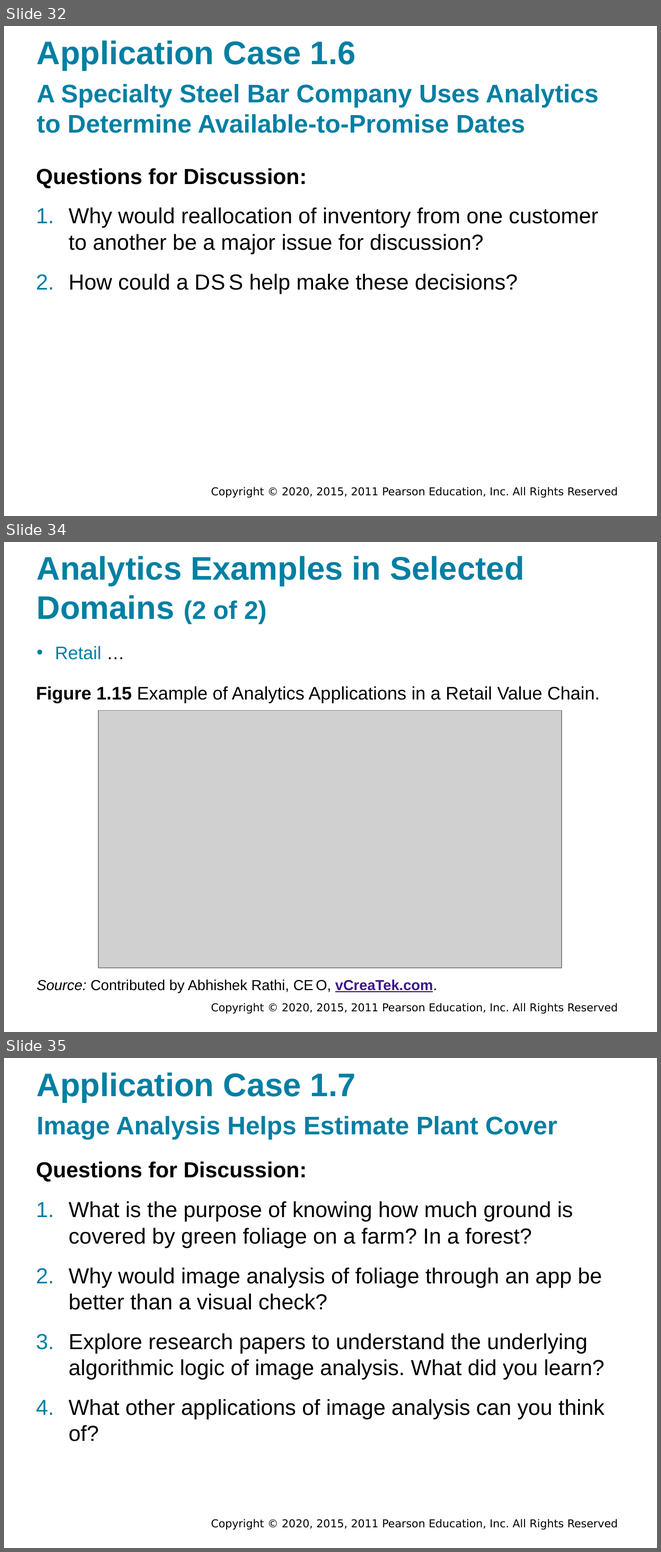
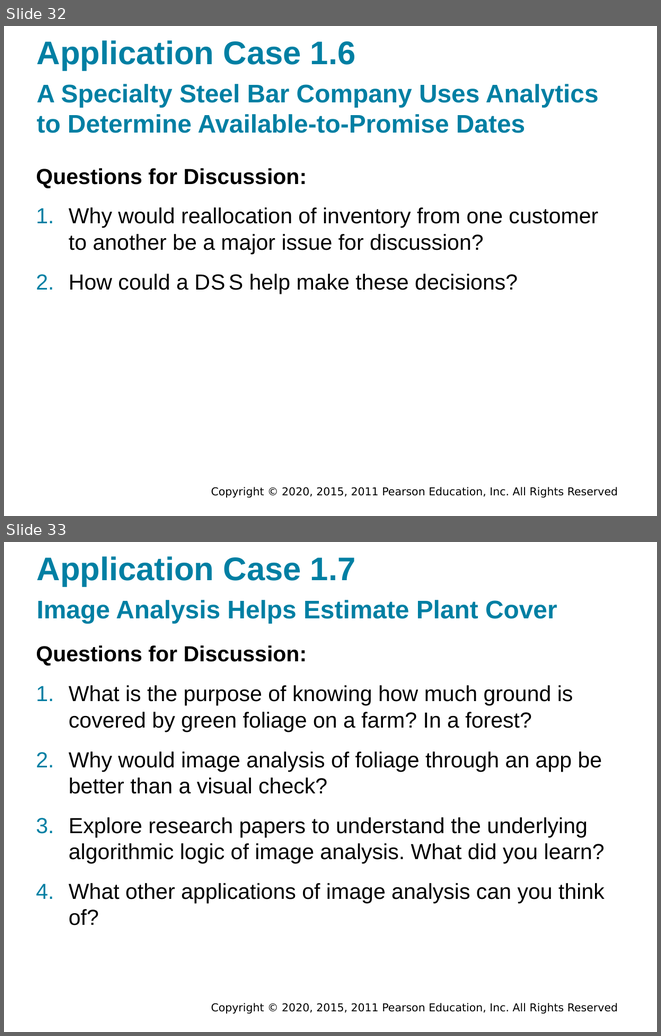
Before and after one commit to walkman617/DS2021, a slide deck: Slides/Sharda_11e_full_accessible_ppt_01.pptx. Shown one above the other, each under a label of ours: slides 32, 34 and 35 before the commit, slides 32 and 33 after it; the slides between them are not shown. The pictures are 661x1552 and 661x1036 pixels, drawn with LibreOffice and Linux fonts; fonts in the diff are those of the drawing; grey boxes stand for pictures; background and template pictures are left out. Boxes give left, top, right and bottom in pixels: in the first picture for what was removed or moved away, otherwise in the second. Text is boxed around its words. In the diff, an @@ line names an element or a change of style, - is before the commit and + after.

```diff
--- a/Slides/Sharda_11e_full_accessible_ppt_01.pptx
+++ b/Slides/Sharda_11e_full_accessible_ppt_01.pptx
@@ slide 34 removed at [4, 542, 657, 1032], background #FFFFFF; not listed: 1 template element that a slide beside it also shows @@
@@ title removed at [37, 556, 524, 624] @@
-Analytics Examples in Selected Domains (2 of 2)
@@ text removed at [55, 646, 102, 660] @@
-• Retail …
@@ text removed at [36, 686, 600, 703] @@
-Figure 1.15 Example of Analytics Applications in a Retail Value Chain.
@@ picture removed at [99, 711, 562, 968] @@
@@ text removed at [37, 979, 437, 992] @@
-Source: Contributed by Abhishek Rathi, C E O, vCreaTek.com.
@@ what was slide 35 is now slide 33 @@
```
Also in this commit, not shown: 1 other slide removed.
